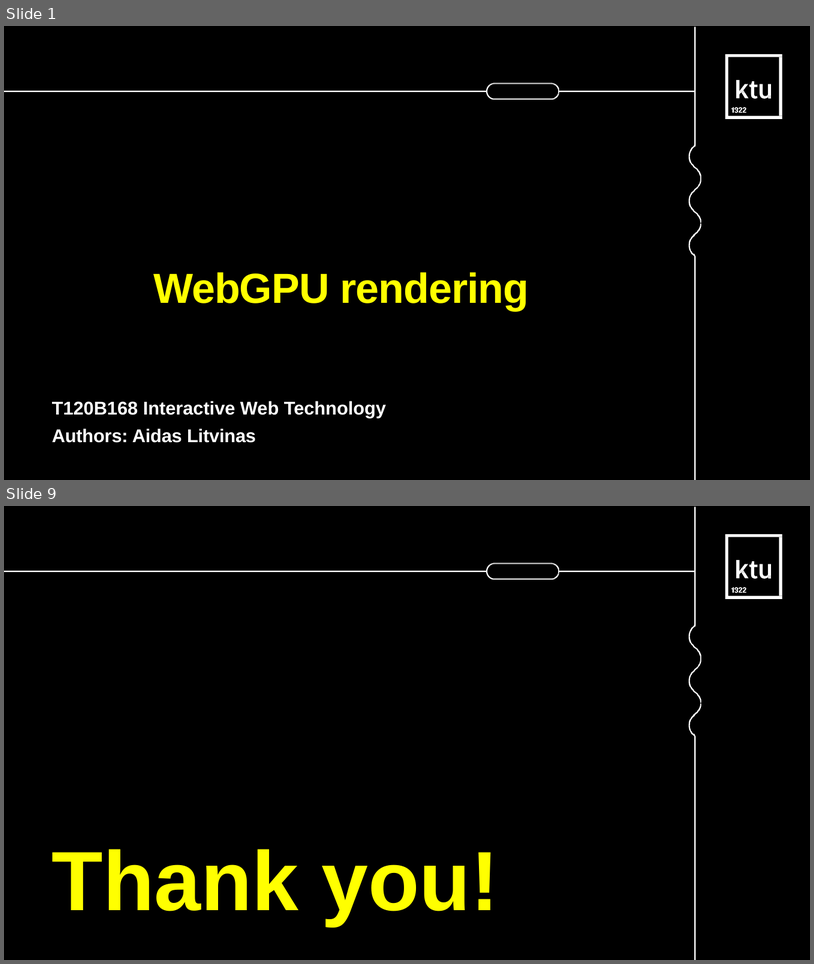
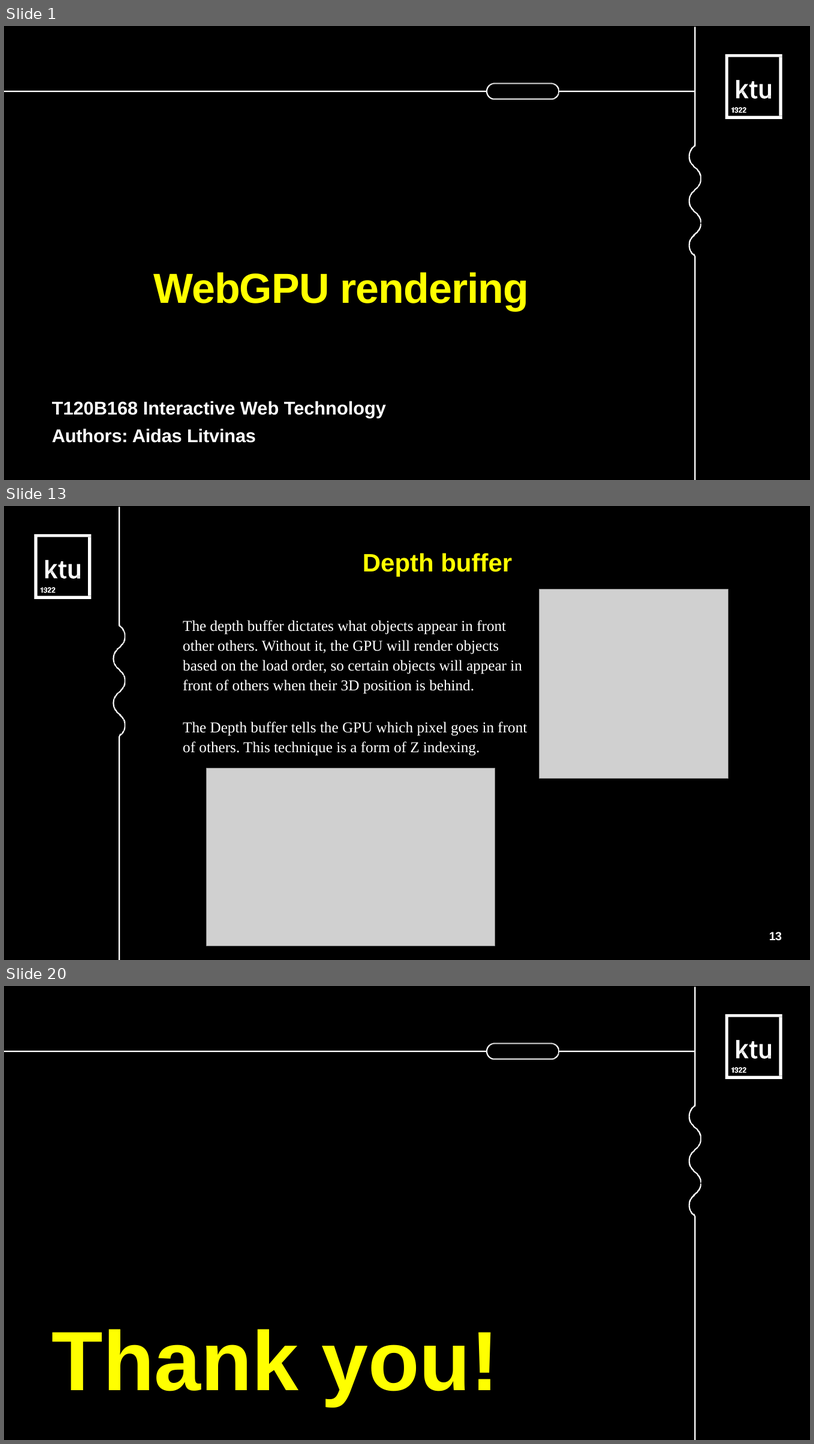
Before and after one commit to AidasLit/web_gpu, a slide deck: litvinas-aidas.odp. Shown one above the other, each under a label of ours: slides 1 and 9 before the commit, slides 1, 13 and 20 after it; the slides between them are not shown. The pictures are 814x964 and 814x1444 pixels, drawn with LibreOffice and Linux fonts; fonts in the diff are those of the drawing; grey boxes stand for pictures. Boxes give left, top, right and bottom in pixels: in the first picture for what was removed or moved away, otherwise in the second. Text is boxed around its words. In the diff, an @@ line names an element or a change of style, - is before the commit and + after.

```diff
--- a/litvinas-aidas.odp
+++ b/litvinas-aidas.odp
@@ slide 13 added at (x1=4, y1=506, x2=810, y2=960), background #FFFFFF; not listed: 1 template element that a slide beside it also shows @@
@@ freeform shape added at (x1=113, y1=507, x2=126, y2=960), fill #FFFFFF @@
@@ freeform shape added at (x1=34, y1=534, x2=91, y2=598), fill #FFFFFF @@
@@ text added at (x1=363, y1=553, x2=512, y2=576), 30 pt, text #FFFF00, bold @@
+Depth buffer
@@ picture added at (x1=540, y1=589, x2=729, y2=778) @@
@@ text added at (x1=183, y1=620, x2=527, y2=756), 18 pt, text #FFFFFF @@
+The depth buffer dictates what objects appear in front other others. Without it, the GPU will render objects based on the load order, so certain objects will appear in front of others when their 3D position is behind.
+The Depth buffer tells the GPU which pixel goes in front of others. This technique is a form of Z indexing.
@@ picture added at (x1=207, y1=768, x2=495, y2=945) @@
@@ page number added at (x1=770, y1=931, x2=782, y2=940), 14 pt, text #FFFFFF, bold @@
+13
@@ what was slide 9 is now slide 20 @@
```
Also in this commit, not shown: 6 slides changed, 11 other slides added, 1 slide removed, 7 other files.
